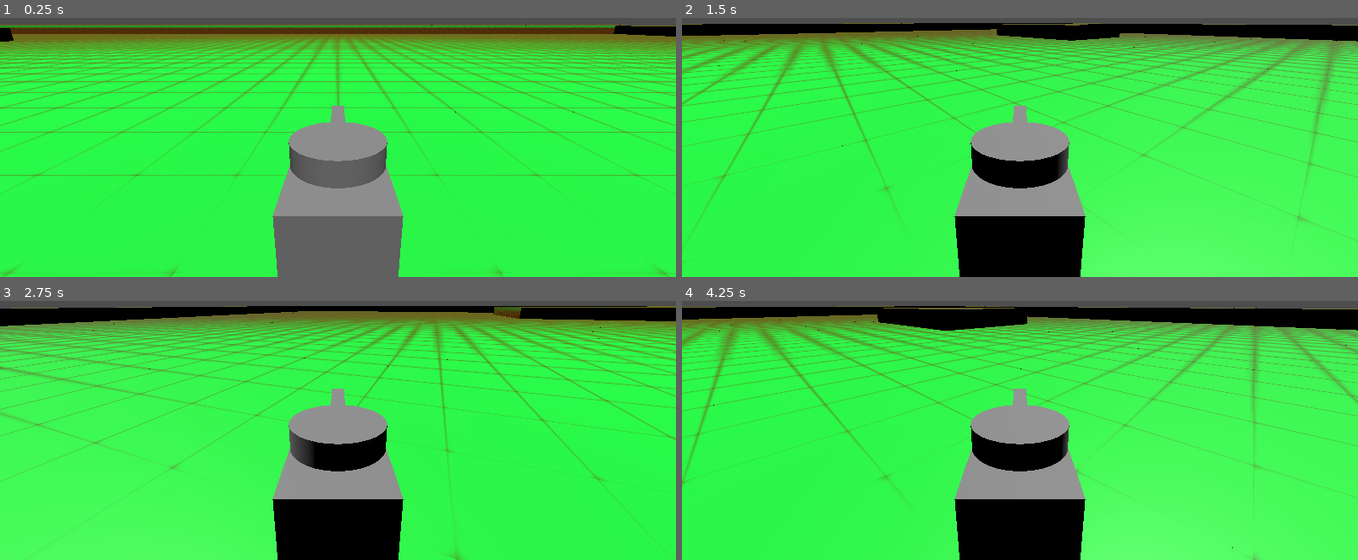
Above: before the commit, frames 1-4 (two rows, left to right).
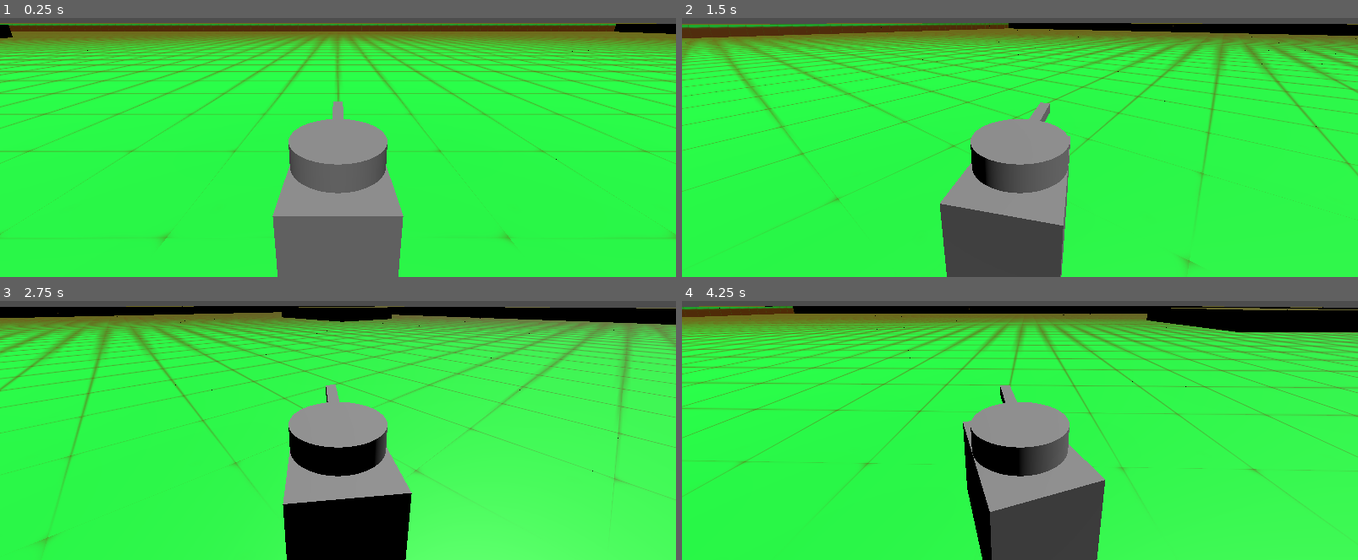
Above: after the commit, the same moments.

Repository: Coolfool3080/QuickTank
Game: Godot game, scene res://levels/level_11.tscn
Same seed, same stepped clock (60 frames per second), same inputs: the game is played once before the commit and once after it. This scene is started directly instead of the project's main scene.
Inputs (mouse positions are in pixels of both pictures, inside the frame that each line leads up to):
- Up to frame 1 (0.25 s): no input
- Up to frame 2 (1.5 s): move the mouse to (1168, 69) at 0.52 s; hold D (tank_rotate_right) 0.53-1.28 s; move the mouse to (884, 106) at 1.27 s; hold S (tank_backward) from 1.28 s (still down)
- Up to frame 3 (2.75 s): move the mouse to (outside the picture) at 2.02 s; release S (tank_backward) at 2.03 s; hold D (tank_rotate_right) from 2.03 s (still down)
- Up to frame 4 (4.25 s): move the mouse to (986, 446) at 2.77 s; release D (tank_rotate_right) at 2.78 s; hold W (tank_forward) 2.78-3.53 s; move the mouse to (1222, 427) at 3.52 s; hold A (tank_rotate_left) from 3.53 s (still down)

The runs differ from the first frame. In frame 1, 16% of the frame differs, in the area x 0-100%, y 1-100%; in frame 2, 35%; in frame 3, 40%; in frame 4, 25%.

Commit message:
Updated new tank/controller system
Just another attempt at getting tank controls to feel correct, need to work on networking with this new model.

-new level added that test the "new" tank, level name is "level_11"

Diff:
--- a/assets/mesh/meshy_setup.tscn
+++ b/assets/mesh/meshy_setup.tscn
@@ -40,8 +40,9 @@
 blend_shape_mode = 0
 shadow_mesh = SubResource("ArrayMesh_igmem")
 
-[sub_resource type="ConvexPolygonShape3D" id="ConvexPolygonShape3D_coys5"]
-points = PackedVector3Array(1, 1, 1, 1, 1, -1, -1, 1, 1, 1, -1, 1, 1, -1, -1, -1, 1, -1, -1, -1, 1, -1, -1, -1)
+[sub_resource type="BoxShape3D" id="BoxShape3D_2m7ux"]
+margin = 0.241
+size = Vector3(2.02448, 2.00635, 2.03998)
 
 [node name="meshy_setup" type="Node3D"]
 
@@ -54,4 +55,5 @@
 [node name="StaticBody3D" type="StaticBody3D" parent="ground/Cube"]
 
 [node name="CollisionShape3D" type="CollisionShape3D" parent="ground/Cube/StaticBody3D"]
-shape = SubResource("ConvexPolygonShape3D_coys5")
+transform = Transform3D(1, 0, 0, 0, 1, 0, 0, 0, 1, 0.00253296, -0.00146484, 0.00485229)
+shape = SubResource("BoxShape3D_2m7ux")
--- a/assets/player_tank_new.tscn
+++ b/assets/player_tank_new.tscn
@@ -6,36 +6,64 @@
 size = Vector3(1, 1, 1.50195)
 
 [sub_resource type="BoxMesh" id="BoxMesh_mxk3p"]
+size = Vector3(1, 1, 1.5)
 
-[sub_resource type="CylinderShape3D" id="CylinderShape3D_5hjg4"]
-height = 0.276642
-radius = 0.434082
+[sub_resource type="BoxShape3D" id="BoxShape3D_mxk3p"]
+size = Vector3(1.01218, 1, 1.51746)
 
 [sub_resource type="CylinderMesh" id="CylinderMesh_a2myn"]
+height = 0.28
 
-[sub_resource type="BoxMesh" id="BoxMesh_ym7mu"]
+[sub_resource type="BoxMesh" id="BoxMesh_5hjg4"]
+size = Vector3(0.15, 0.15, 1)
 
-[node name="player_tank_new" type="CharacterBody3D"]
+[sub_resource type="CylinderShape3D" id="CylinderShape3D_a2myn"]
+height = 0.28067
+
+[sub_resource type="SceneReplicationConfig" id="SceneReplicationConfig_mxk3p"]
+
+[node name="Tank" type="CharacterBody3D"]
 script = ExtResource("1_mxk3p")
 
-[node name="Body" type="CollisionShape3D" parent="."]
+[node name="movement_collider" type="CollisionShape3D" parent="."]
 shape = SubResource("BoxShape3D_vaebi")
 
-[node name="Body_mesh" type="MeshInstance3D" parent="Body"]
-transform = Transform3D(1, 0, 0, 0, 1, 0, 0, 0, 1.5, 0, 0, 0)
+[node name="body_mesh" type="MeshInstance3D" parent="."]
 mesh = SubResource("BoxMesh_mxk3p")
+skeleton = NodePath("../movement_collider")
 
-[node name="Head" type="CollisionShape3D" parent="."]
-transform = Transform3D(1, 0, 0, 0, 1, 0, 0, 0, 1, 0, 0.643647, 0)
-shape = SubResource("CylinderShape3D_5hjg4")
+[node name="body_hitbox" type="Area3D" parent="body_mesh"]
 
-[node name="Tank_mesh" type="MeshInstance3D" parent="Head"]
-transform = Transform3D(1, 0, 0, 0, 0.136389, 0, 0, 0, 0.862809, 0, -0.00119346, 0)
+[node name="CollisionShape3D" type="CollisionShape3D" parent="body_mesh/body_hitbox"]
+transform = Transform3D(1, 0, 0, 0, 1, 0, 0, 0, 1, -0.000289917, 0, -0.000549316)
+shape = SubResource("BoxShape3D_mxk3p")
+
+[node name="head" type="Node3D" parent="."]
+transform = Transform3D(1, 0, 0, 0, 1, 0, 0, 0, 1, 0, 0.649023, 0)
+
+[node name="head_mesh" type="MeshInstance3D" parent="head"]
 mesh = SubResource("CylinderMesh_a2myn")
+skeleton = NodePath("")
 
-[node name="Barrel_mesh" type="MeshInstance3D" parent="Head"]
-transform = Transform3D(0.182984, 0, 0, 0, 0.129271, 0, 0, 0, 1, 0, 0, -0.727102)
-mesh = SubResource("BoxMesh_ym7mu")
+[node name="barrel_pivot" type="Node3D" parent="head/head_mesh"]
+transform = Transform3D(1, 0, 0, 0, 1, 0, 0, 0, 1, 0, 0, -0.491493)
 
-[node name="Camera3D" type="Camera3D" parent="Head"]
-transform = Transform3D(1, 0, 0, 0, 0.96625, 0.257605, 0, -0.257605, 0.96625, 0, 1.298, 2.32838)
+[node name="barrel_mesh" type="MeshInstance3D" parent="head/head_mesh/barrel_pivot"]
+transform = Transform3D(1, 0, -9.31322e-10, 0, 1, 0, 9.31322e-10, 0, 1, 0, 0.00875044, -0.351222)
+mesh = SubResource("BoxMesh_5hjg4")
+skeleton = NodePath("")
+
+[node name="head_hitbox" type="Area3D" parent="head/head_mesh"]
+transform = Transform3D(1, 0, 0, 0, 1, 0, 0, 0, 1, 2.2586e-10, 0, 2.98051e-08)
+
+[node name="CollisionShape3D" type="CollisionShape3D" parent="head/head_mesh/head_hitbox"]
+transform = Transform3D(1, 0, 0, 0, 1, 0, 0, 0, 1, 0, 0.000106812, 0)
+shape = SubResource("CylinderShape3D_a2myn")
+
+[node name="MultiplayerSynchronizer" type="MultiplayerSynchronizer" parent="."]
+replication_config = SubResource("SceneReplicationConfig_mxk3p")
+
+[node name="camera_pivot" type="Node3D" parent="."]
+
+[node name="Camera3D" type="Camera3D" parent="camera_pivot"]
+transform = Transform3D(1, 0, 0, 0, 0.96625, 0.257605, 0, -0.257605, 0.96625, 0, 1.94165, 2.32838)
--- a/assets/tank_movement_controller.gd
+++ b/assets/tank_movement_controller.gd
@@ -1,28 +1,52 @@
 extends CharacterBody3D
 
-const MOVE_SPEED = 5
-const ROTATION_SPEED = 1
+@onready var camera_pivot = $camera_pivot
+@onready var head_node = $head
+
+const MOVE_SPEED = 5.0
+const ROTATION_SPEED = 1.5
+const CAMERA_SENSITIVITY = 0.001
+const HEAD_ROTATE_SPEED = 1.0
+
+var camera_yaw = 0.0
+
+func _ready():
+	$camera_pivot/Camera3D.current = is_multiplayer_authority()
+	Input.set_mouse_mode(Input.MOUSE_MODE_CAPTURED)
+
+func _unhandled_input(event):
+	if event is InputEventMouseMotion:
+		camera_yaw -= event.relative.x * CAMERA_SENSITIVITY
+		camera_pivot.rotation.y = camera_yaw
 
 func _physics_process(delta):
 	if not is_multiplayer_authority():
 		return
 
-	var direction = Vector3.ZERO
+	if not is_on_floor():
+		velocity.y += get_gravity().y * delta
+	else:
+		velocity.y = 0
 
-	if Input.is_action_pressed("tank_rotate_right"):
-		rotate_y(-.05)
-	if Input.is_action_pressed("tank_rotate_left"):
-		rotate_y(.05)
-	if Input.is_action_pressed("tank_backward"):
-		velocity.z += 1
-	if Input.is_action_pressed("tank_forward"):
-		velocity.z -= 1
+	var turn_input = Input.get_axis("tank_rotate_right", "tank_rotate_left")
+	if turn_input != 0:
+		rotate_y(turn_input * ROTATION_SPEED * delta)
 
-	if velocity != Vector3.ZERO:
-		velocity = velocity.normalized() * MOVE_SPEED
-
-	# Gravity
-	if not is_on_floor():
-		velocity += get_gravity() * delta
+	var move_input = Input.get_axis("tank_backward", "tank_forward")
+	if move_input != 0:
+		var forward = -global_transform.basis.z.normalized()
+		velocity.x = forward.x * MOVE_SPEED * move_input
+		velocity.z = forward.z * MOVE_SPEED * move_input
+	else:
+		velocity.x = move_toward(velocity.x, 0, MOVE_SPEED/2 * delta)
+		velocity.z = move_toward(velocity.z, 0, MOVE_SPEED/2 * delta)
 
 	move_and_slide()
+
+	# Rotate head relative to tank's local space
+	var tank_basis = global_transform.basis
+	var camera_global_yaw = camera_pivot.global_transform.basis.get_euler().y
+	var tank_yaw = tank_basis.get_euler().y
+	var relative_yaw = camera_global_yaw - tank_yaw
+
+	head_node.rotation.y = lerp_angle(head_node.rotation.y, relative_yaw, delta * HEAD_ROTATE_SPEED)
--- a/levels/level_11.tscn
+++ b/levels/level_11.tscn
@@ -13,7 +13,7 @@
 metadata/_editor_floor_ = Vector3(0, 1, 0)
 
 [node name="player_tank_new" parent="." instance=ExtResource("2_lqyau")]
-transform = Transform3D(1, 0, 0, 0, 1, 0, 0, 0, 1, 0, 4.15505, 0)
+transform = Transform3D(1, 0, 0, 0, 1, 0, 0, 0, 1, 0, 2.75999, 0)
 
 [node name="DirectionalLight3D" type="DirectionalLight3D" parent="."]
-transform = Transform3D(1, 0, 0, 0, 0.406163, 0.913801, 0, -0.913801, 0.406163, 0, 7.56733, 0)
+transform = Transform3D(1, 0, 0, 0, 0.406163, 0.913801, 0, -0.913801, 0.406163, 0, 10.5836, 0)
--- a/levels/multiplayer_test_map.tscn
+++ b/levels/multiplayer_test_map.tscn
@@ -36,6 +36,5 @@
 [node name="DirectionalLight3D" type="DirectionalLight3D" parent="."]
 transform = Transform3D(1, 0, 0, 0, 0.608789, 0.793332, 0, -0.793332, 0.608789, 0, 0, 0)
 
-[connection signal="button_down" from="Host" to="." method="_on_host_button_down"]
 [connection signal="pressed" from="Host" to="." method="_on_host_pressed"]
 [connection signal="pressed" from="Join" to="." method="_on_join_pressed"]
Not shown: 1 places in assets/player_tank_new.tscn that only renumber resources
